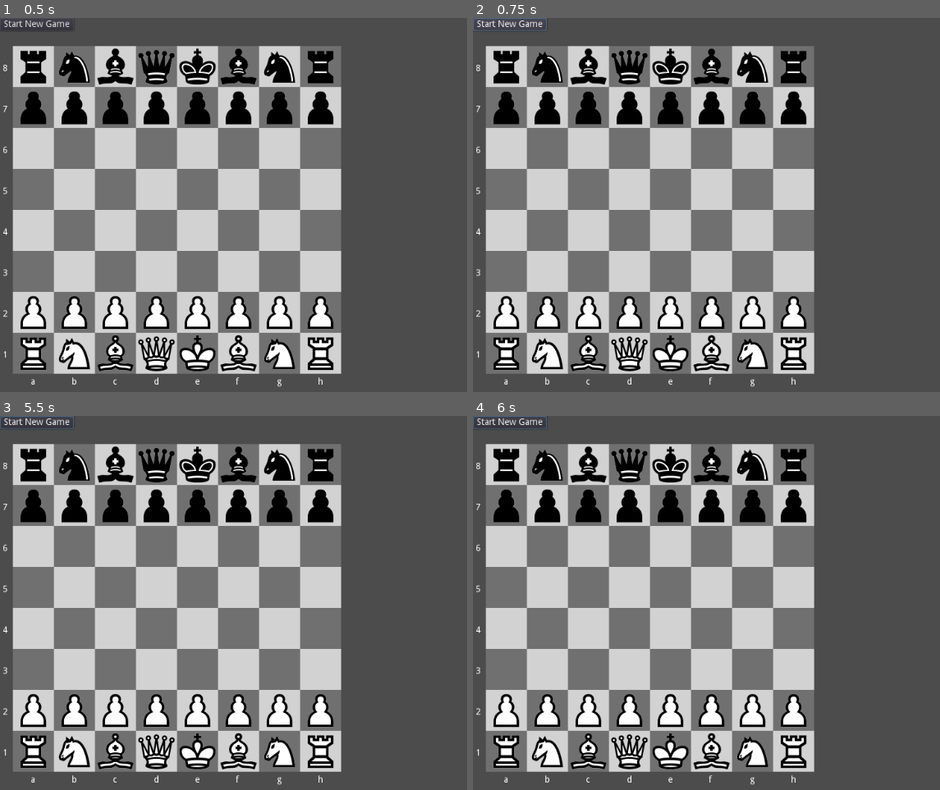
Above: before the commit, frames 1-4 (two rows, left to right).
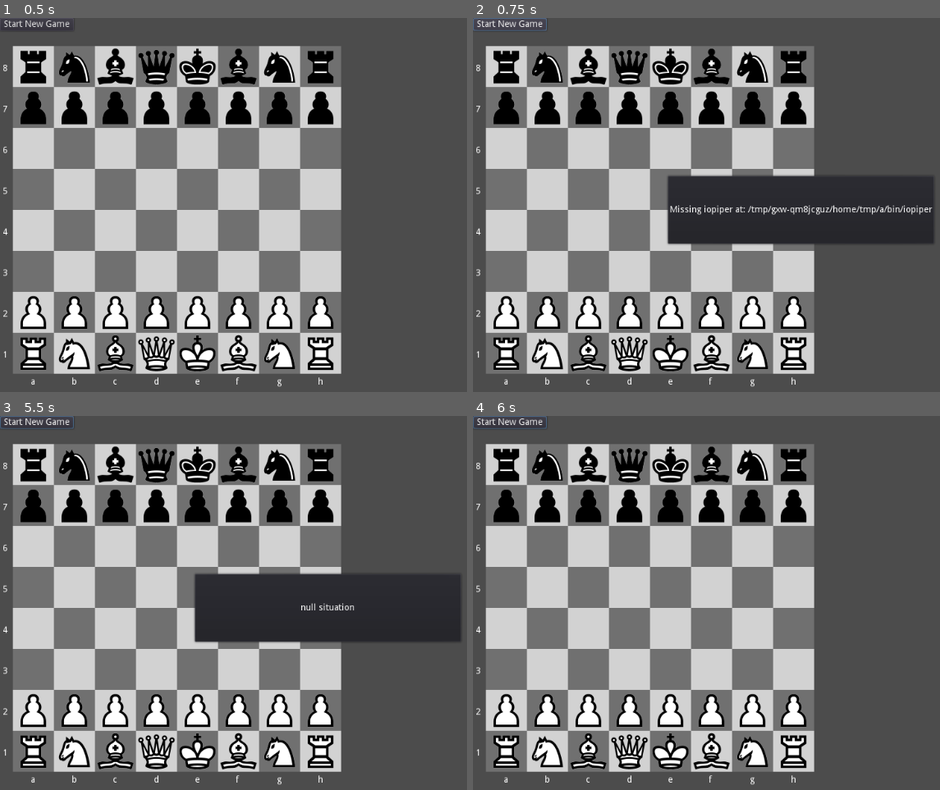
Above: after the commit, the same moments.

Repository: andrew-wilkes/godot-chess
Game: Godot game, scene res://Main.tscn
Two runs of this game, one before a commit and one after it. Both use one fixed random seed, a clock stepped at 60 frames per second and the inputs below.
Inputs (mouse positions are in pixels of both pictures, inside the frame that each line leads up to):
- Up to frame 1 (0.5 s): no input
- Up to frame 2 (0.75 s): click "Start New Game" at 0.5 s
- Up to frame 3 (5.5 s): click "Start New Game" at 1.25 s; click "Start New Game" at 2 s; tap Enter at 2.75, 4.25 s; move the mouse to (outside the picture) at 2.77 s; click (outside the picture) at 2.92 s; tap Space at 3.5, 5 s; move the mouse to (196, 625) at 3.52 s; click (196, 625) at 3.67 s; move the mouse to (392, 524) at 4.27 s; click (392, 524) at 4.42 s; move the mouse to (294, 685) at 5.02 s; click (294, 685) at 5.17 s
- Up to frame 4 (6 s): tap Enter at 5.75 s; move the mouse to (outside the picture) at 5.77 s; click (outside the picture) at 5.92 s

Frame 1 is identical in both runs. In frame 2, 10% of the frame differs, in the area x 41-99%, y 41-61%; in frame 3, 10%; in frame 4, nothing differs.

Commit message:
Add state machine for game play

Diff:
--- /dev/null
+++ b/src/Alert.gd
@@ -0,0 +1,10 @@
+extends PopupPanel
+
+func open(txt: String, duration):
+	$c/Label.text = txt
+	popup_centered()
+	$Timer.start(duration)
+
+
+func _on_Timer_timeout():
+	hide()
--- /dev/null
+++ b/src/Alert.tscn
@@ -0,0 +1,33 @@
+[gd_scene load_steps=2 format=2]
+
+[ext_resource path="res://Alert.gd" type="Script" id=1]
+
+[node name="Alert" type="PopupPanel"]
+margin_right = 299.0
+margin_bottom = 108.0
+script = ExtResource( 1 )
+
+[node name="c" type="CenterContainer" parent="."]
+anchor_right = 1.0
+anchor_bottom = 1.0
+margin_left = 4.0
+margin_top = 4.0
+margin_right = -4.0
+margin_bottom = -4.0
+__meta__ = {
+"_edit_use_anchors_": false
+}
+
+[node name="Label" type="Label" parent="c"]
+margin_left = 27.0
+margin_top = 43.0
+margin_right = 263.0
+margin_bottom = 57.0
+size_flags_horizontal = 3
+size_flags_vertical = 3
+text = "sdfsfdsfddfgdgdgfdfgdfdfgdfgfdgfdgdfg"
+
+[node name="Timer" type="Timer" parent="."]
+wait_time = 2.0
+one_shot = true
+[connection signal="timeout" from="Timer" to="." method="_on_Timer_timeout"]
--- a/src/Main.gd
+++ b/src/Main.gd
@@ -3,6 +3,13 @@
 var selected_piece
 var pawn_first_move2 # needed for en passant detection
 var board
+var engine
+var pid = 0
+var fen = ""
+
+enum { IDLE, CONNECTING, STARTING, PLAYER_TURN, ENGINE_TURN } # states
+var state = IDLE
+enum { CONNECT, NEW_GAME, DONE, ERROR, MOVE } # events
 
 func _ready():
 	board = find_node("Board")
@@ -10,6 +17,96 @@
 	board.connect("unclicked", self, "piece_unclicked")
 	board.connect("moved", self, "mouse_moved")
 	board.get_node("Grid").connect("mouse_exited", self, "mouse_entered")
+	engine = $Engine
+
+func handle_state(event, msg = ""):
+	match state:
+		IDLE:
+			match event:
+				CONNECT:
+					var status = engine.start_udp_server()
+					if status.started:
+						# Need some delay before connecting is possible
+						yield(get_tree().create_timer(0.5), "timeout")
+						engine.send_packet("uci")
+						state = CONNECTING
+					else:
+						alert(status.error)
+				NEW_GAME:
+					if engine.server_pid > 0:
+						engine.send_packet("ucinewgame")
+						engine.send_packet("isready")
+						alert("Please make your move")
+						state = STARTING
+					else:
+						handle_state(CONNECT)
+		CONNECTING:
+			match event:
+				DONE:
+					if msg == "uciok":
+						state = IDLE
+						handle_state(NEW_GAME)
+				ERROR:
+					alert("Unable to connect to Chess Engine!")
+					state = IDLE
+		STARTING:
+			match event:
+				DONE:
+					if msg == "readyok":
+						state = PLAYER_TURN
+				ERROR:
+					alert("Lost connection to Chess Engine!")
+					state = IDLE
+		PLAYER_TURN:
+			match event:
+				DONE:
+					print(msg)
+				MOVE:
+					# msg should contain the player move
+					if fen == "":
+						engine.send_packet("position startpos moves " + msg)
+						fen = msg
+					else:
+						engine.send_packet("position fen %s moves %s" % [fen, msg])
+						# Add move to fen
+						fen += " " + msg
+					engine.send_packet("go movetime 1000")
+					state = ENGINE_TURN
+		ENGINE_TURN:
+			match event:
+				DONE:
+					var move = get_best_move(msg)
+					if move != "":
+						move_engine_piece(move)
+						state = PLAYER_TURN
+					print(msg)
+
+
+func get_best_move(s: String):
+	var move = ""
+	# Make sure that whitespace contains spaces
+	var raw_tokens = s.replace("\t", " ").split(" ")
+	var tokens = []
+	for t in raw_tokens:
+		var tt = t.strip_edges()
+		if tt != "":
+			tokens.append(tt)
+	if tokens.size() > 1:
+		if tokens[0] == "bestmove":
+			move = tokens[1]
+	return move
+
+
+func move_engine_piece(move: String):
+	var pos1 = board.move_to_position(move.substr(0, 2))
+	var p: Piece = board.get_piece_in_grid(pos1.x, pos1.y)
+	p.new_pos = board.move_to_position(move.substr(2, 2))
+	board.move_piece(p)
+	fen += move
+
+
+func alert(txt, duration = 1.0):
+	$Alert.open(txt, duration)
 
 
 # This is called after release of the mouse button and when the mouse
@@ -58,24 +155,33 @@
 						if ok_to_move:
 							# Move rook
 							rook.new_pos = Vector2(rx, rook.pos.y)
-							board.move_piece(rook)
+							move_piece(rook)
 						else:
-							print("Checked")
+							alert("Checked")
 					else:
 						ok_to_move = false
 		if ok_to_move:
 			if piece.key == "K":
 				if board.is_king_checked(piece):
-					print("Cannot move into check position!")
+					alert("Cannot move into check position!")
 				else:
-					board.move_piece(piece)
+					move_piece(piece)
 			else:
-				board.move_piece(piece)
+				move_piece(piece)
 				if board.is_king_checked(piece):
-					print("Checked")
+					alert("Checked")
 		return_piece(piece)
 	else:
-		breakpoint # Check for null situation
+		alert("null situation")
+
+
+func move_piece(piece: Piece):
+	var move = board.position_to_move(piece.pos) + board.position_to_move(piece.new_pos)
+	board.move_piece(piece)
+	if state == PLAYER_TURN and piece.side == "W":
+		handle_state(MOVE, move)
+	else:
+		fen += move
 
 """
 Castling rules
@@ -99,4 +205,11 @@
 
 
 func _on_Start_button_down():
-	pass # Replace with function body.
+	handle_state(NEW_GAME)
+
+
+func _on_Engine_done(ok, packet):
+	if ok:
+		handle_state(DONE, packet)
+	else:
+		handle_state(ERROR)
--- a/src/Main.tscn
+++ b/src/Main.tscn
@@ -1,7 +1,9 @@
-[gd_scene load_steps=3 format=2]
+[gd_scene load_steps=5 format=2]
 
 [ext_resource path="res://Board.tscn" type="PackedScene" id=1]
 [ext_resource path="res://Main.gd" type="Script" id=2]
+[ext_resource path="res://Alert.tscn" type="PackedScene" id=3]
+[ext_resource path="res://engine/Engine.tscn" type="PackedScene" id=4]
 
 [node name="Main" type="Control"]
 anchor_right = 1.0
@@ -34,4 +36,9 @@
 margin_top = 24.0
 margin_right = 115.0
 margin_bottom = 24.0
+
+[node name="Engine" parent="." instance=ExtResource( 4 )]
+
+[node name="Alert" parent="." instance=ExtResource( 3 )]
 [connection signal="button_down" from="HBox/VBox/Start" to="." method="_on_Start_button_down"]
+[connection signal="done" from="Engine" to="." method="_on_Engine_done"]
